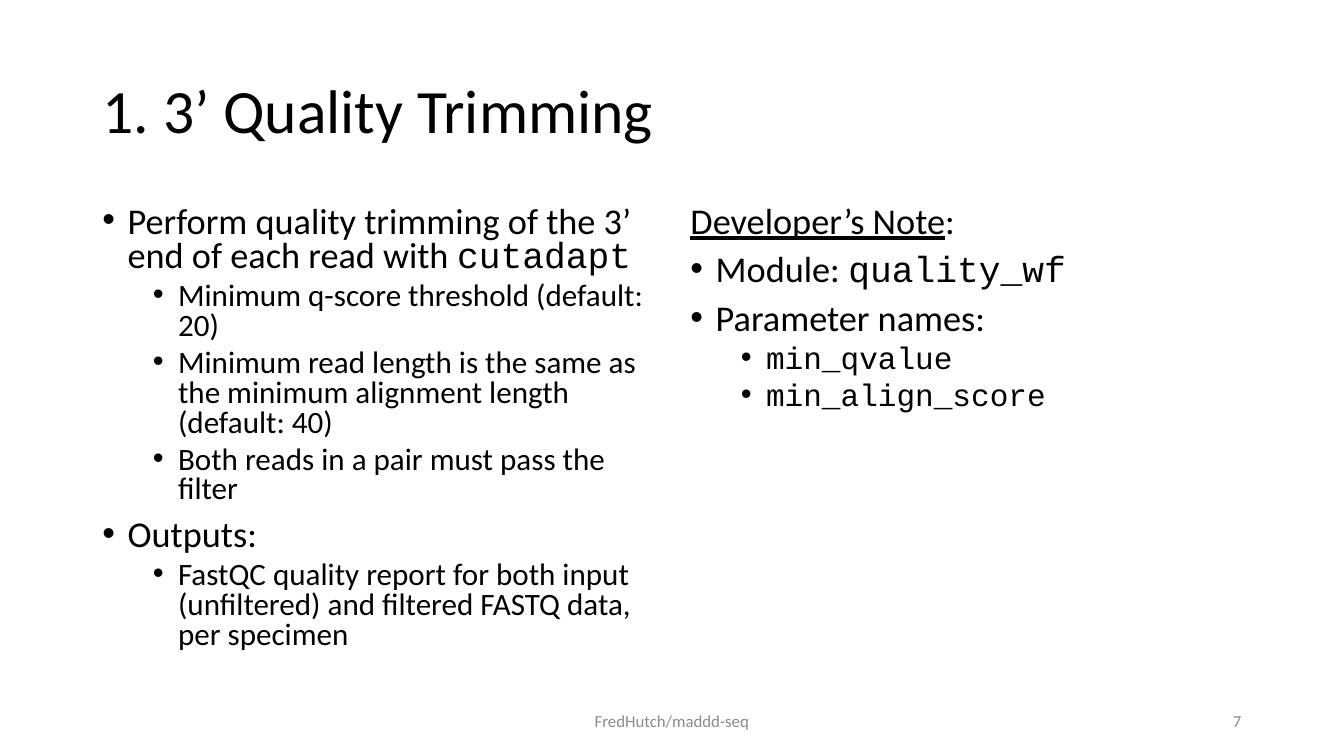
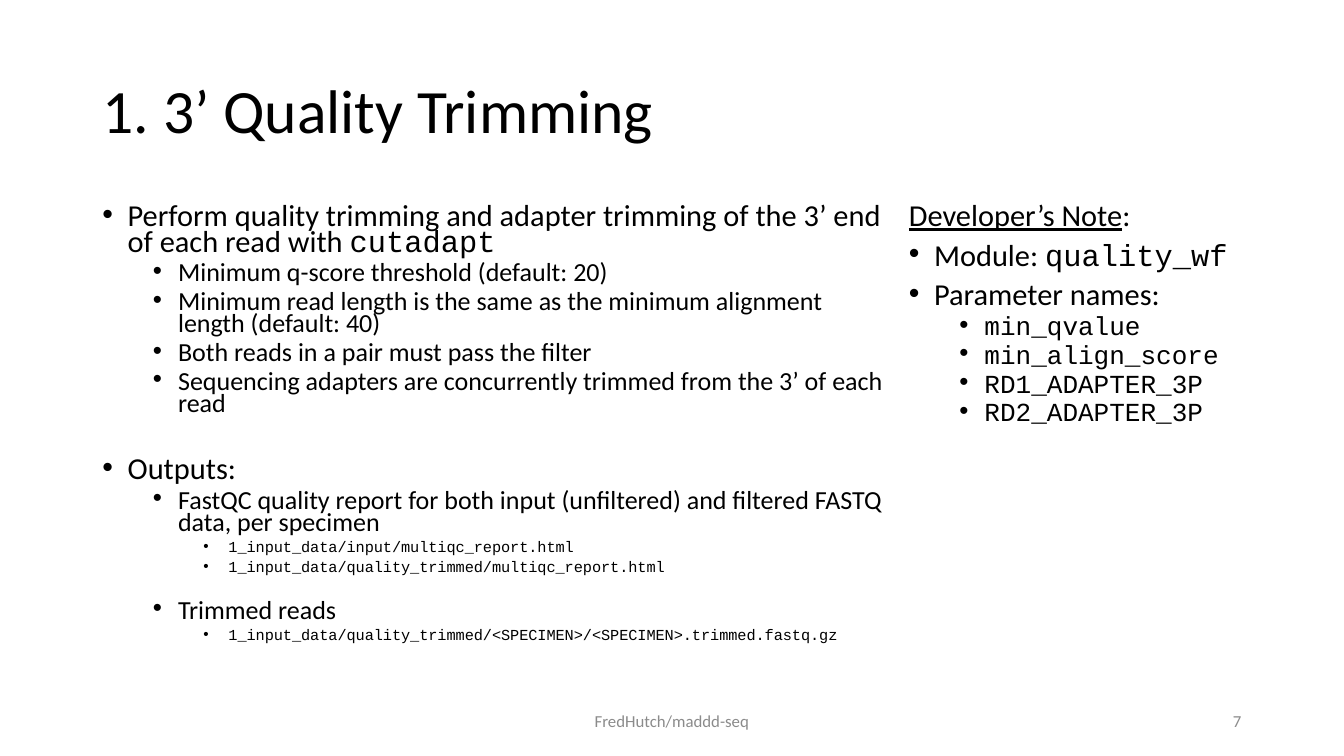
Before and after one commit to FredHutch/maddd-seq, a slide deck: slide 7 of docs/process.schematic.pptx. Drawn at 1344x756 pixels with LibreOffice and Linux fonts; fonts in the diff are those of the drawing. Boxes give left, top, right and bottom in pixels: in the first picture for what was removed or moved away, otherwise in the second. Text is boxed around its words. In the diff, an @@ line names an element or a change of style, - is before the commit and + after.

```diff
--- a/docs/process.schematic.pptx
+++ b/docs/process.schematic.pptx
@@ text at (x1=128, y1=204, x2=880, y2=259): text changed; size 25.9 to 21.7 pt @@
-• Perform quality trimming of the 3’ end of each read with cutadapt
+• Perform quality trimming and adapter trimming of the 3’ end of each read with cutadapt
@@ text "Developer’s Note:" moved from (x1=690, y1=208, x2=1066, y2=413) to (x1=909, y1=204, x2=1227, y2=424) @@
@@ text at (x1=909, y1=204, x2=1227, y2=370): size 25.9 to 21.7 pt in "Developer’s Note:", "Module: quality_wf", "Parameter names:"; size 22.2 to 18.6 pt in "min_qvalue", "min_align_score"; line spacing 0.8 to 0.7 @@
@@ text at (x1=128, y1=262, x2=882, y2=536): size 22.2 to 18.6 pt in "Minimum q-score threshold (default: 20)", "Minimum read length is the same as ...", "Both reads in a pair must pass ...", "FastQC quality report for both input (unfiltered) ..."; size 25.9 to 21.7 pt in "Outputs:"; line spacing 0.8 to 0.7 @@
@@ text at (x1=178, y1=372, x2=882, y2=412): paragraph added @@
+  • Sequencing adapters are concurrently trimmed from the 3’ of each read
@@ text at (x1=984, y1=375, x2=1203, y2=424): paragraphs added @@
+  • RD1_ADAPTER_3P
+  • RD2_ADAPTER_3P
@@ text at (x1=178, y1=541, x2=837, y2=644): paragraphs added @@
+    • 1_input_data/input/multiqc_report.html
+    • 1_input_data/quality_trimmed/multiqc_report.html
+  • Trimmed reads
+    • 1_input_data/quality_trimmed/<SPECIMEN>/<SPECIMEN>.trimmed.fastq.gz
```
Also in this commit, not shown: 7 other slides changed, 1 slide added, 1 other file.
